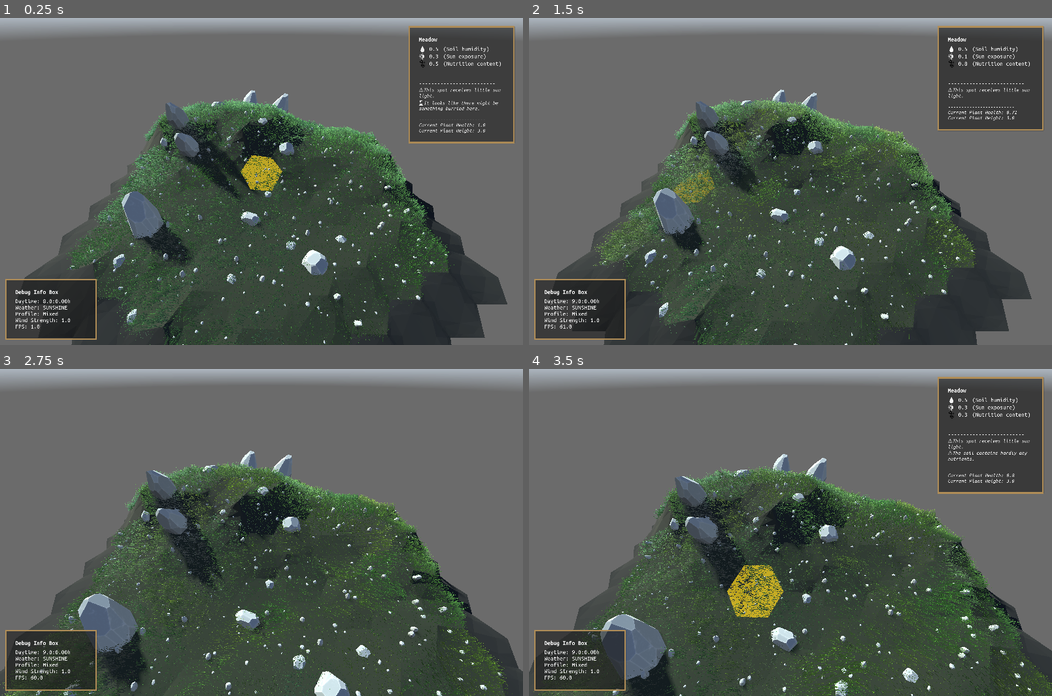
Above: before the commit, frames 1-4 (two rows, left to right).
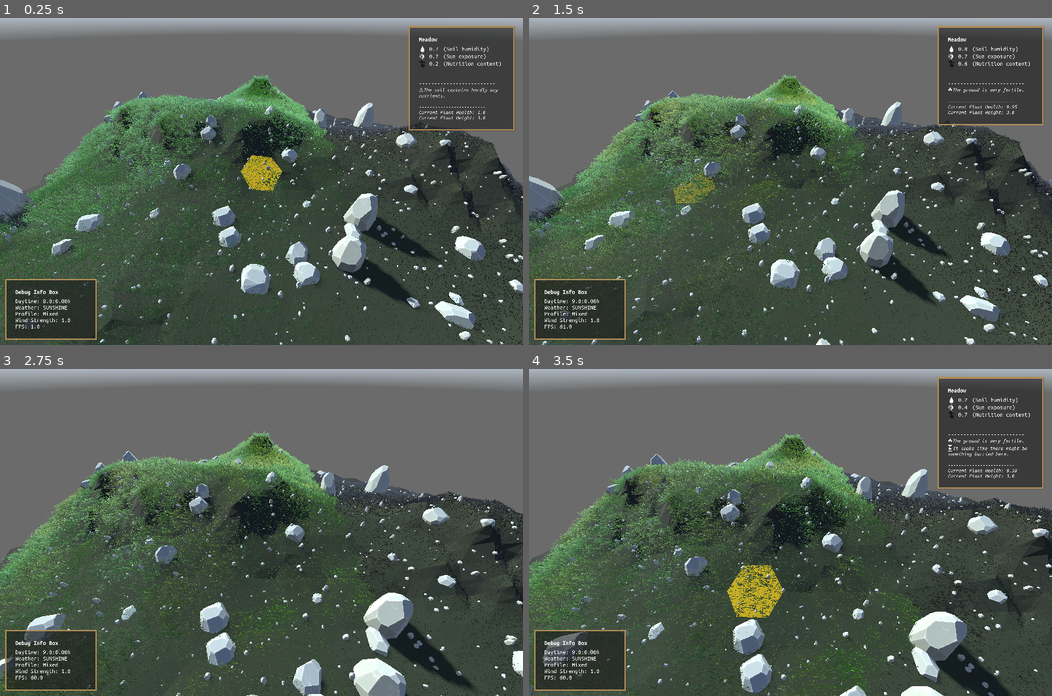
Above: after the commit, the same moments.

Repository: vincentwoelfer/hex
Game: Godot game, scene res://scenes/dev/MapGeneration.tscn
Same seed, same stepped clock (60 frames per second), same inputs: the game is played once before the commit and once after it. A sky picture missing from this copy of the repository is replaced by a grey-blue gradient.
Inputs (mouse positions are in pixels of both pictures, inside the frame that each line leads up to):
- Up to frame 1 (0.25 s): no input
- Up to frame 2 (1.5 s): move the mouse to (905, 165) at 0.52 s; hold Shift (hold_speed_up_time) 0.53-1.28 s; hold Space (advance_world_time_one_step) 0.53-1.28 s; move the mouse to (685, 197) at 1.27 s; tap S (move_cam_backward) at 1.35 s
- Up to frame 3 (2.75 s): move the mouse to (313, 460) at 2.02 s; hold Shift (hold_speed_up_time) from 2.03 s (still down); hold W (move_cam_forward) from 2.03 s (still down)
- Up to frame 4 (3.5 s): keep holding Shift (hold_speed_up_time); move the mouse to (764, 597) at 2.77 s; release W (move_cam_forward) at 2.78 s; tap A (move_cam_left) at 2.85 s

The runs differ from the first frame. In frame 1, 37% of the frame differs, in the area x 0-100%, y 9-100%; in frame 2, 37%; in frame 3, 35%; in frame 4, 36%.

Commit message:
-- wip --

Diff:
--- a/src/autoload/MapManager.gd
+++ b/src/autoload/MapManager.gd
@@ -11,7 +11,7 @@
 
 # Includes one circle of ocean
 # Size = n means n circles around the map origin. So n=1 means 7 tiles (one origin tile and 6 additional tiles)
-const MAP_SIZE: int = 5
+const MAP_SIZE: int = 8
 # 12 for most performance tests in the past
 
 var map: HexMap = HexMap.new()
--- a/src/control-nodes/WeatherControl.gd
+++ b/src/control-nodes/WeatherControl.gd
@@ -97,7 +97,7 @@
 	tween.tween_property(rain_particles, "amount_ratio", rain_amount_ratio, current_tween_duration)
 
 	# Compute wind strength
-	#current_wind_strength = (0.4 + rain_amount_ratio * 1.3 + randf_range(-0.3, 0.5))
+	current_wind_strength = (0.4 + rain_amount_ratio * 1.3 + randf_range(-0.3, 0.5))
 	current_wind_strength = clampf(current_wind_strength, 0.0, 1.7)
 	RenderingServer.global_shader_parameter_set("global_wind_strength", current_wind_strength)
 
